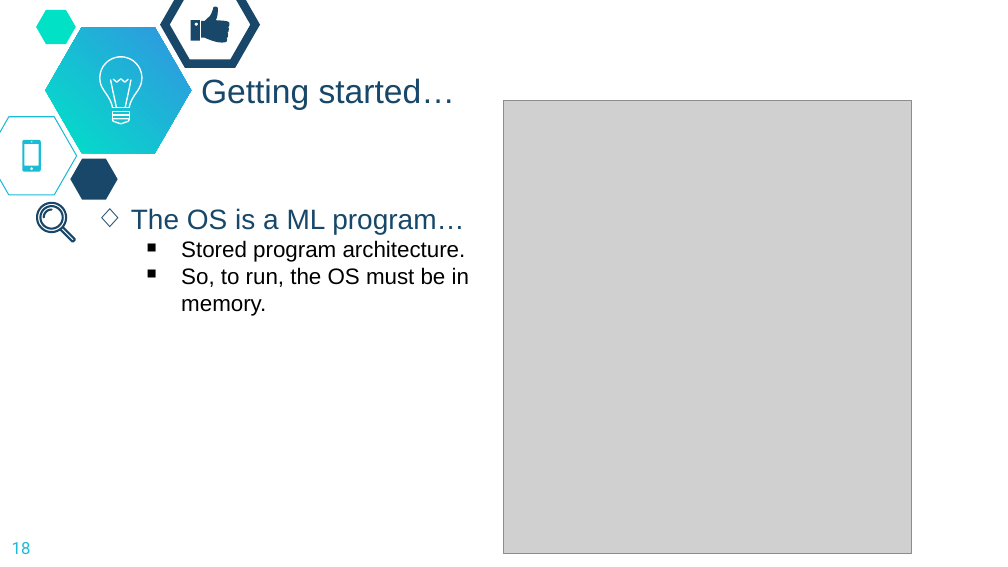
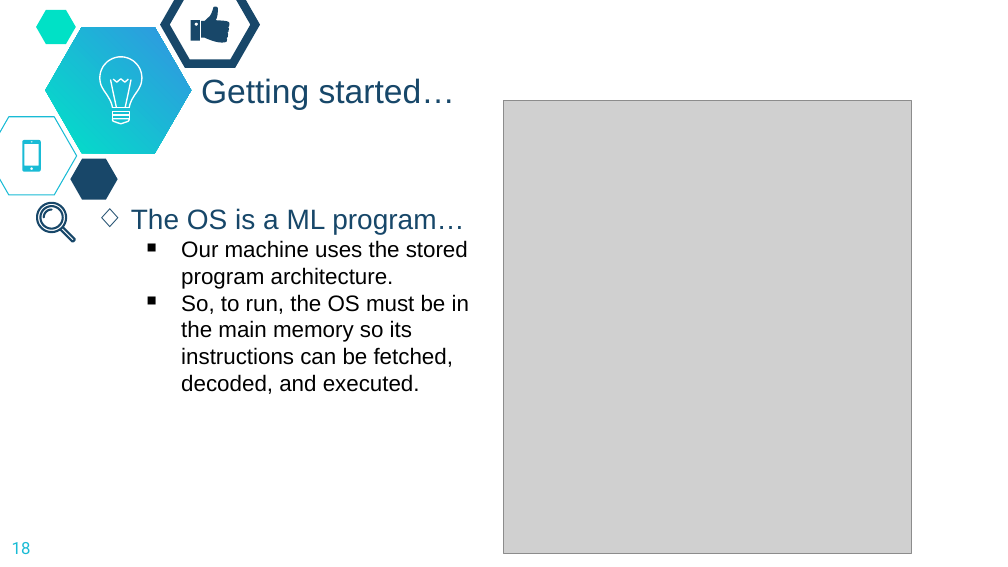
Before and after one commit to dickinson-comp256/COMP256, a slide deck: slide 18 of docs/materials/05-OperatingSystemsAbstractions/OSA1-S-OSAbstractions.pptx. Drawn at 1008x567 pixels with LibreOffice and Linux fonts; fonts in the diff are those of the drawing; grey boxes stand for pictures; background and template pictures are left out. Boxes give left, top, right and bottom in pixels: in the first picture for what was removed or moved away, otherwise in the second. Text is boxed around its words. In the diff, an @@ line names an element or a change of style, - is before the commit and + after.

```diff
--- a/docs/materials/05-OperatingSystemsAbstractions/OSA1-S-OSAbstractions.pptx
+++ b/docs/materials/05-OperatingSystemsAbstractions/OSA1-S-OSAbstractions.pptx
@@ text at (181,240,469,394): text changed @@
-  ￭ Stored program architecture.
-  ￭ So, to run, the OS must be in memory.
+  ￭ Our machine uses the stored program architecture.
+  ￭ So, to run, the OS must be in the main memory so its instructions can be fetched, decoded, and executed.
```
Also in this commit, not shown: 15 other slides changed, 1 other file.
